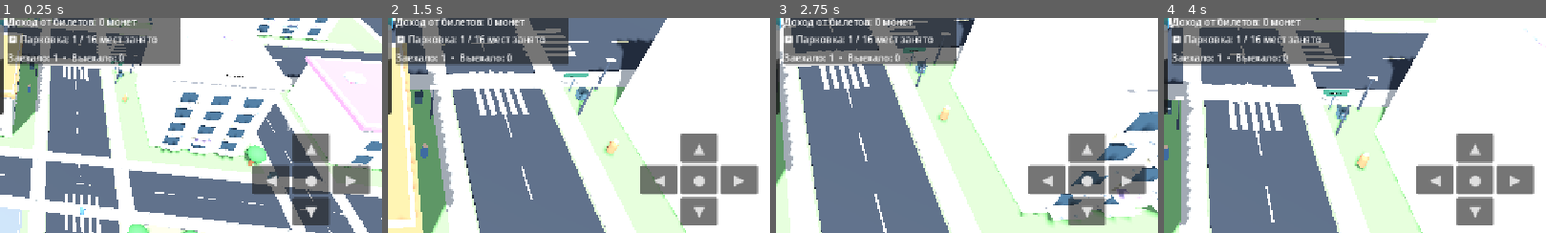
Above: before the commit, frames 1-4 (left to right).
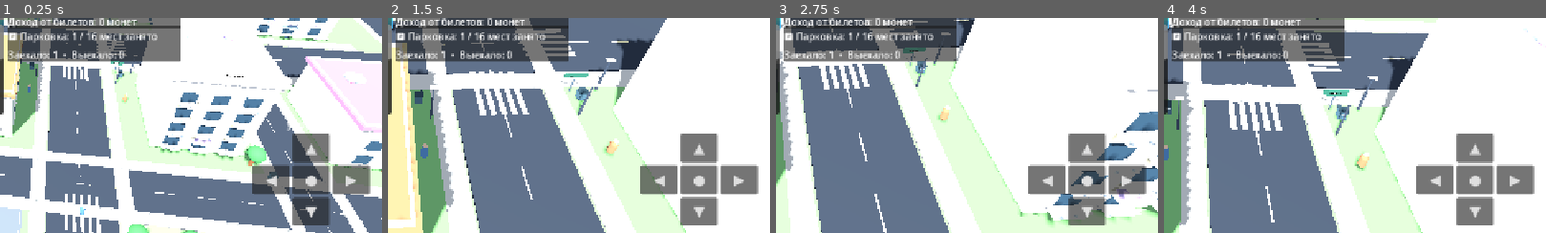
Above: after the commit, the same moments.

Repository: uchihabaha05-del/MINI-WORLD-TYCOON
Game: Godot game, scene res://scenes/Main.tscn
The game is run twice, just before and just after one commit, with the same random seed, the same clock (stepped at 60 frames per second) and the same inputs.
Inputs (mouse positions are % of the whole screen's width and height, from its top left):
- Up to frame 1 (0.25 s): no input
- Up to frame 2 (1.5 s): move the mouse to (72, 45) at 0.52 s; hold D 0.53-1.28 s; click (72, 45) at 0.67 s; move the mouse to (30, 55) at 1.27 s; hold S from 1.28 s (still down)
- Up to frame 3 (2.75 s): move the mouse to (60, 28) at 2.02 s; release S at 2.03 s; hold D from 2.03 s (still down)
- Up to frame 4 (4 s): move the mouse to (45, 70) at 2.77 s; release D at 2.78 s; hold W 2.78-3.53 s; click (45, 70) at 2.92 s; move the mouse to (80, 65) at 3.52 s; hold A from 3.53 s (still down)
The pictures show only the part of the screen within x 50-100%, y 49-99%; the shares and areas given below are measured in that part.

The runs differ from the first frame. In frame 1, 3.3% of the frame differs, in the area x 2-48%, y 3-23%; in frame 2, 3.3%; in frame 3, 3.2%; in frame 4, 3.3%.

Commit message:
Refine compact mobile HUD spacing and panel sizing

Diff:
--- a/scripts/parking_system.gd
+++ b/scripts/parking_system.gd
@@ -38,7 +38,7 @@
 	layer.layer = 3
 	add_child(layer)
 	var panel := PanelContainer.new()
-	panel.position = Vector2(650, 370)
+	panel.position = Vector2(650, 365)
 	panel.custom_minimum_size = Vector2(290, 58)
 	layer.add_child(panel)
 	status_label = Label.new()
